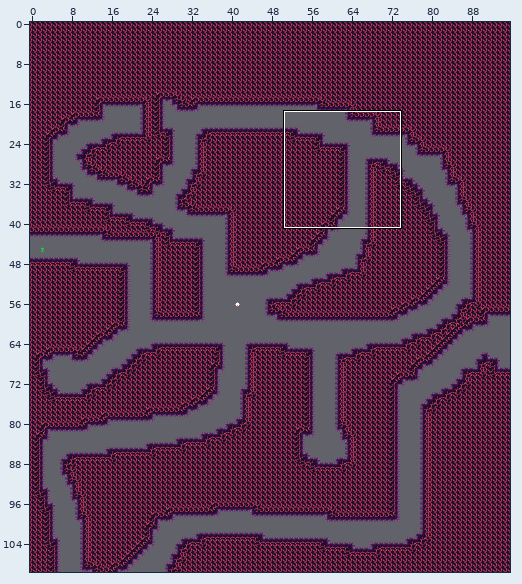
Tiled map -- mapping_tools/tilemaps/fire6.tmx. Above, an overview of the earlier version with the close-up marked.
Close-up. Earlier state:
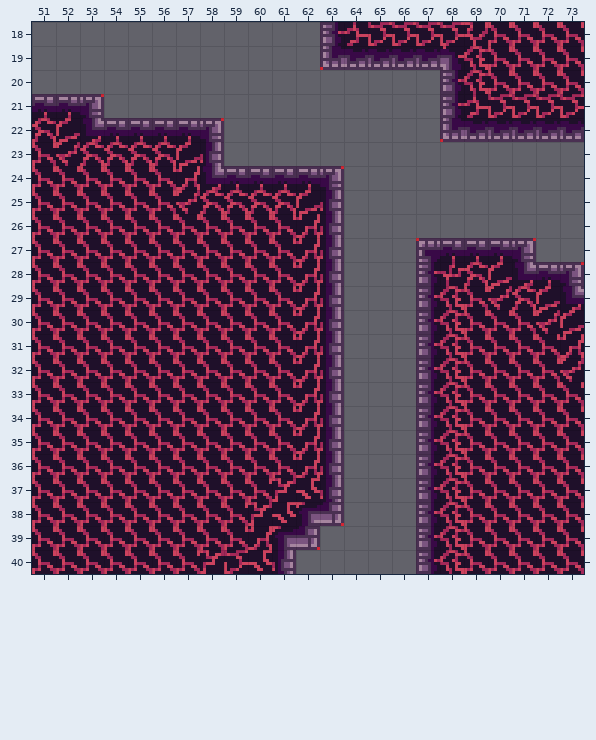
Cells are 8x8 px. Shown: x 51..73, y 18..40. The commit also changed other parts of the map, which this record leaves out.
New version:
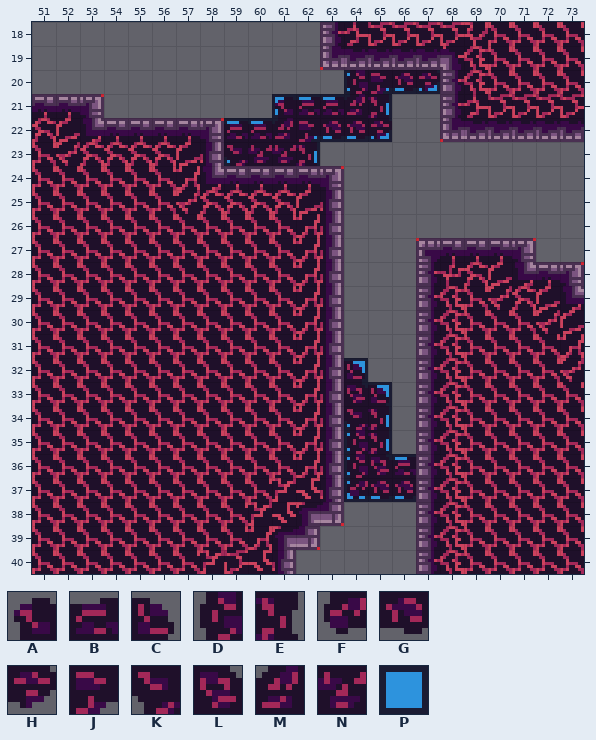
Key: from "fire_bg_decal": A 0, B 1, C 2, D 13, E 15, F 26, G 27, H 28, J 39, K 40, L 52, M 53, N 54; from "tools": P 20.
_ is an empty cell.
The edit:
Changed rows in their new state; . is an unchanged cell.
Layer "bg_draft":
first column x 59:
20 .....PPPP
21 ..PPPPP..
22 PPPPPPP..
23 P..P.....
first column x 64:
32 P..
33 PP.
34 PP.
35 PP.
36 PPP
37 PPP
Layer "bg":
first column x 59:
20 .....DJGH
21 ..ABBME..
22 BBMJGGH..
23 KNNE.....
first column x 64:
32 C..
33 LC.
34 KE.
35 DE.
36 DLB
37 FGG
Boxes around the changes in both close-ups, in picture pixels (x1, y1, x2, y2):
added: (224, 70, 440, 166)
added: (344, 358, 416, 502)
